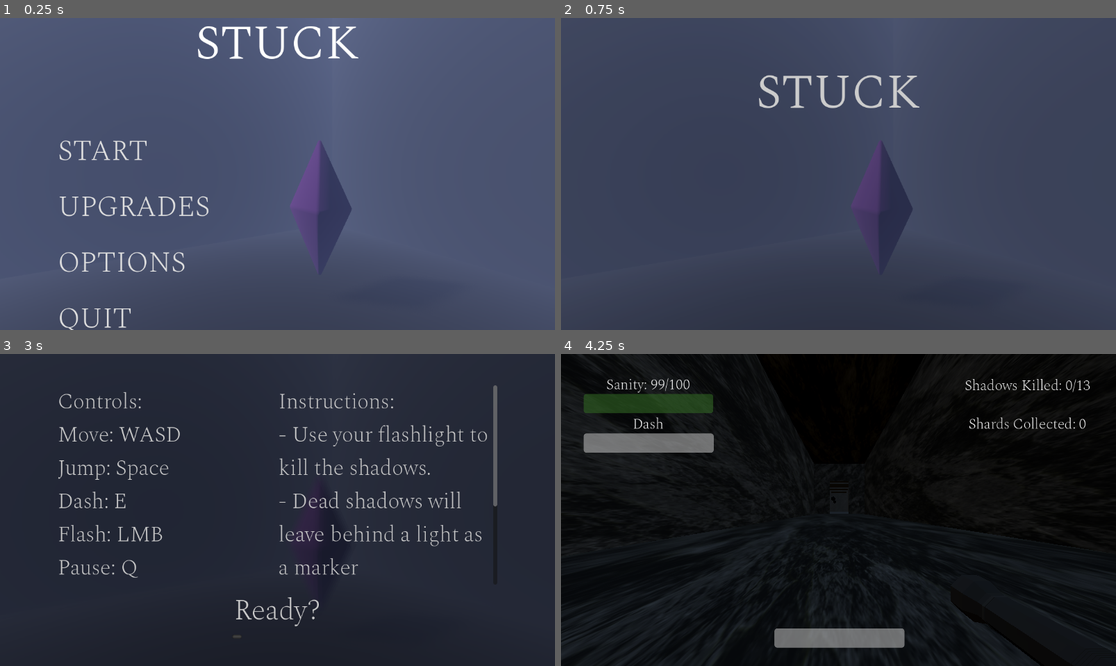
Above: before the commit, frames 1-4 (two rows, left to right).
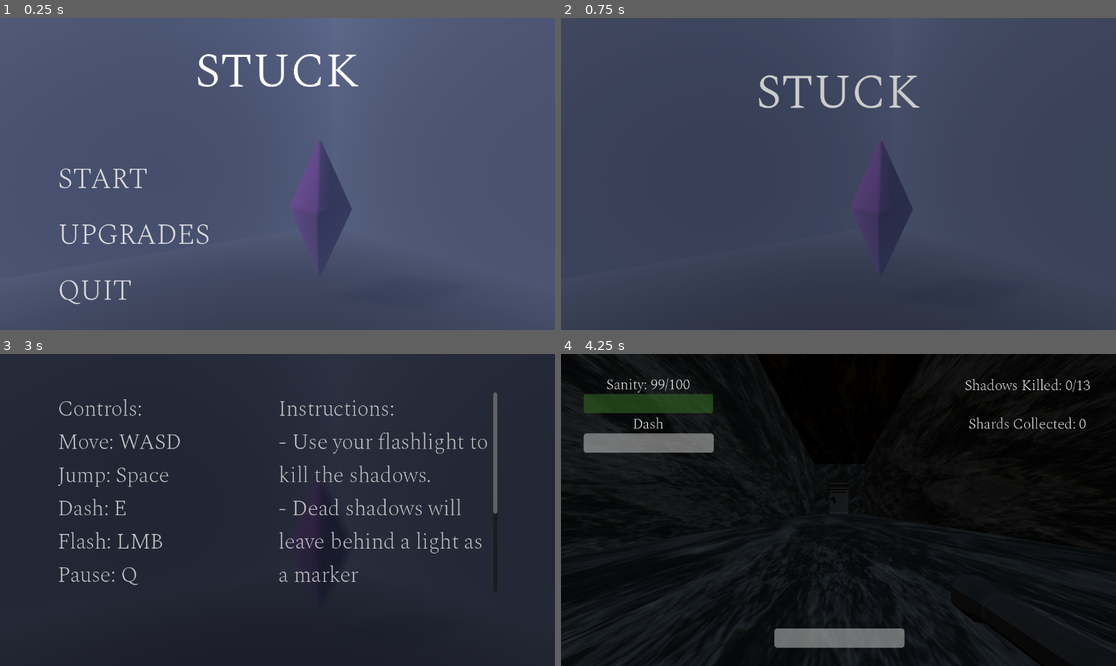
Above: after the commit, the same moments.

Repository: OmarCompiled/Stuck_NULL_BYTES
Game: Godot game, scene res://scenes/menu/main_menu.tscn
Same seed, same stepped clock (60 frames per second), same inputs: the game is played once before the commit and once after it.
Inputs (mouse positions are in pixels of both pictures, inside the frame that each line leads up to):
- Up to frame 1 (0.25 s): no input
- Up to frame 2 (0.75 s): click "START" at 0.5 s
- Up to frame 3 (3 s): tap Enter at 1.25 s; move the mouse to (399, 494) at 1.27 s; hold D (MoveRight) 1.28-2 s; hold E (Dash) 1.28-2 s; tap Space (Jump) at 1.52 s; click "Ready?" at 2 s; click "Ready?" at 2.75 s
- Up to frame 4 (4.25 s): move the mouse to (727, 525) at 3.52 s; hold S (MoveBackward) from 3.53 s (still down); click (727, 525) at 3.6 s; tap Space (Jump) at 3.77 s

The runs differ from the first frame. In frame 1, 3.8% of the frame differs, in the area x 10-65%, y 2-100%; in frame 2, nothing differs; in frame 3, 5.6%, in the area x 10-90%, y 10-91%; in frame 4, nothing differs.

Commit message:
Minor Fix

Diff:
--- a/godot/scenes/menu/instructions_menu.gd
+++ b/godot/scenes/menu/instructions_menu.gd
@@ -9,6 +9,7 @@
 
 func _on_ready_button_pressed() -> void:
 	_ready_button_pressed = true;
+	$TextureRect/MarginContainer/VBoxContainer/ReadyButton.hide()
 	$FadeTransition.show()
 	$FadeTransition/AnimationPlayer.play("fade_in")
 	$FadeTransition/fade_timer.start()
--- a/godot/scenes/menu/instructions_menu.tscn
+++ b/godot/scenes/menu/instructions_menu.tscn
@@ -75,8 +75,10 @@
 layout_mode = 2
 size_flags_horizontal = 4
 size_flags_vertical = 10
+mouse_default_cursor_shape = 2
 theme_override_fonts/font = ExtResource("3_8am7x")
 theme_override_font_sizes/font_size = 60
+toggle_mode = false
 text = "Ready?"
 
 [node name="FadeTransition" parent="." instance=ExtResource("5_2ficn")]
--- a/godot/scenes/menu/main_menu.tscn
+++ b/godot/scenes/menu/main_menu.tscn
@@ -105,6 +105,7 @@
 flat = false
 
 [node name="Options" type="MenuButton" parent="MarginContainer/VBoxContainer/ButtonContainer"]
+visible = false
 layout_mode = 2
 size_flags_horizontal = 0
 size_flags_vertical = 8
